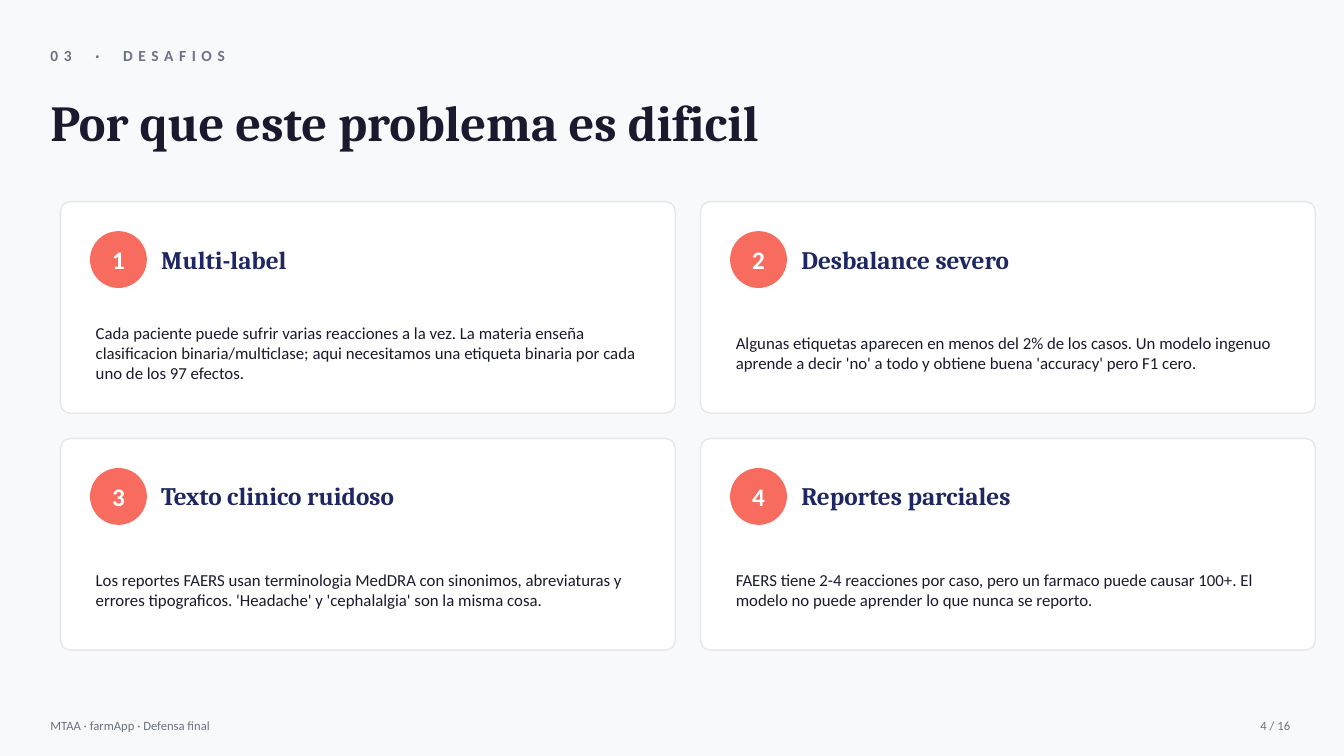
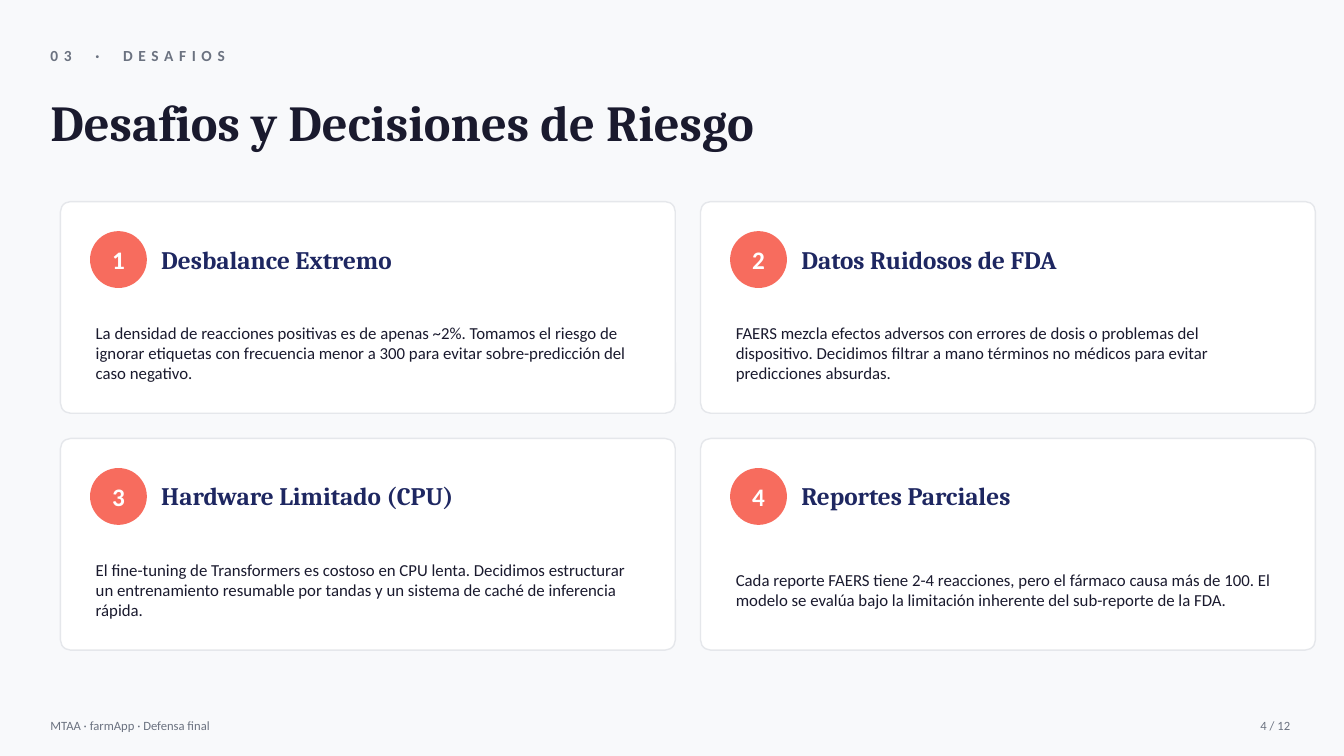
Before and after one commit to ccKabra/farmApp-MTAA, a slide deck: slide 4 of presentacion/presentacion_farmApp.pptx. Drawn at 1344x756 pixels with LibreOffice and Linux fonts; fonts in the diff are those of the drawing. Boxes give left, top, right and bottom in pixels: in the first picture for what was removed or moved away, otherwise in the second. Text is boxed around its words. In the diff, an @@ line names an element or a change of style, - is before the commit and + after.

```diff
--- a/presentacion/presentacion_farmApp.pptx
+++ b/presentacion/presentacion_farmApp.pptx
@@ text at box(50, 105, 754, 152): text changed @@
-Por que este problema es dificil
+Desafios y Decisiones de Riesgo
@@ text at box(161, 251, 391, 269): text changed @@
-Multi-label
+Desbalance Extremo
@@ text at box(801, 251, 1057, 270): text changed @@
-Desbalance severo
+Datos Ruidosos de FDA
@@ text at box(96, 327, 625, 382): text changed @@
-Cada paciente puede sufrir varias reacciones a la vez. La materia enseña clasificacion binaria/multiclase; aqui necesitamos una etiqueta binaria por cada uno de los 97 efectos.
+La densidad de reacciones positivas es de apenas ~2%. Tomamos el riesgo de ignorar etiquetas con frecuencia menor a 300 para evitar sobre-predicción del caso negativo.
@@ text at box(736, 327, 1208, 382): text changed @@
-Algunas etiquetas aparecen en menos del 2% de los casos. Un modelo ingenuo aprende a decir 'no' a todo y obtiene buena 'accuracy' pero F1 cero.
+FAERS mezcla efectos adversos con errores de dosis o problemas del dispositivo. Decidimos filtrar a mano términos no médicos para evitar predicciones absurdas.
@@ text at box(161, 486, 454, 509): text changed @@
-Texto clinico ruidoso
+Hardware Limitado (CPU)
@@ text at box(801, 487, 1011, 511): text changed @@
-Reportes parciales
+Reportes Parciales
@@ text at box(96, 564, 625, 619): text changed @@
-Los reportes FAERS usan terminologia MedDRA con sinonimos, abreviaturas y errores tipograficos. 'Headache' y 'cephalalgia' son la misma cosa.
+El fine-tuning de Transformers es costoso en CPU lenta. Decidimos estructurar un entrenamiento resumable por tandas y un sistema de caché de inferencia rápida.
@@ text at box(736, 574, 1270, 609): text changed @@
-FAERS tiene 2-4 reacciones por caso, pero un farmaco puede causar 100+. El modelo no puede aprender lo que nunca se reporto.
+Cada reporte FAERS tiene 2-4 reacciones, pero el fármaco causa más de 100. El modelo se evalúa bajo la limitación inherente del sub-reporte de la FDA.
@@ text at box(1260, 722, 1290, 730): text changed @@
-4 / 16
+4 / 12
```
Also in this commit, not shown: 4 other slides changed, 6 slides added, 10 slides removed, 12 other files.
